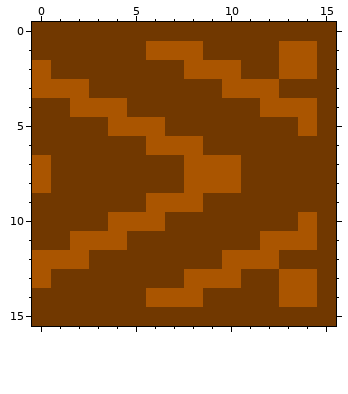
Edited in one commit: pixel-art sprite (Assets/not assests/would-back-half.png). Above, as it was before the edit.
The file is 16x16 pixels.
The same view after the edit:
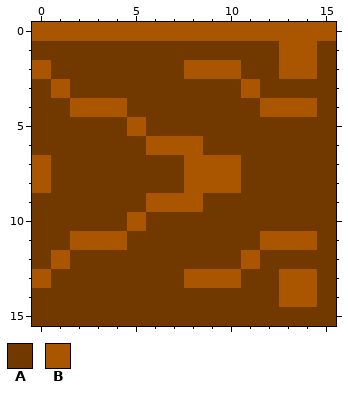
Palette (. is transparent): A #713800  B #aa5500
From old to new:
{"y":0,"x":0,"old":"AAAAAAAAAAAAAAAA","new":"BBBBBBBBBBBBBBBB"}
{"y":1,"x":6,"old":"BBB","new":"AAA"}
{"y":3,"x":0,"old":"B","new":"A"}
{"y":3,"x":2,"old":"B","new":"A"}
{"y":3,"x":10,"old":"B","new":"A"}
{"y":3,"x":12,"old":"B","new":"A"}
{"y":5,"x":4,"old":"B","new":"A"}
{"y":5,"x":6,"old":"B","new":"A"}
{"y":5,"x":14,"old":"B","new":"A"}
{"y":10,"x":4,"old":"B","new":"A"}
{"y":10,"x":6,"old":"B","new":"A"}
{"y":10,"x":14,"old":"B","new":"A"}
{"y":12,"x":0,"old":"B","new":"A"}
{"y":12,"x":2,"old":"B","new":"A"}
{"y":12,"x":10,"old":"B","new":"A"}
{"y":12,"x":12,"old":"B","new":"A"}
{"y":14,"x":6,"old":"BBB","new":"AAA"}
{"label":"changed","picture_box":[32,22,336,136]}
{"label":"changed","picture_box":[32,212,317,307]}
